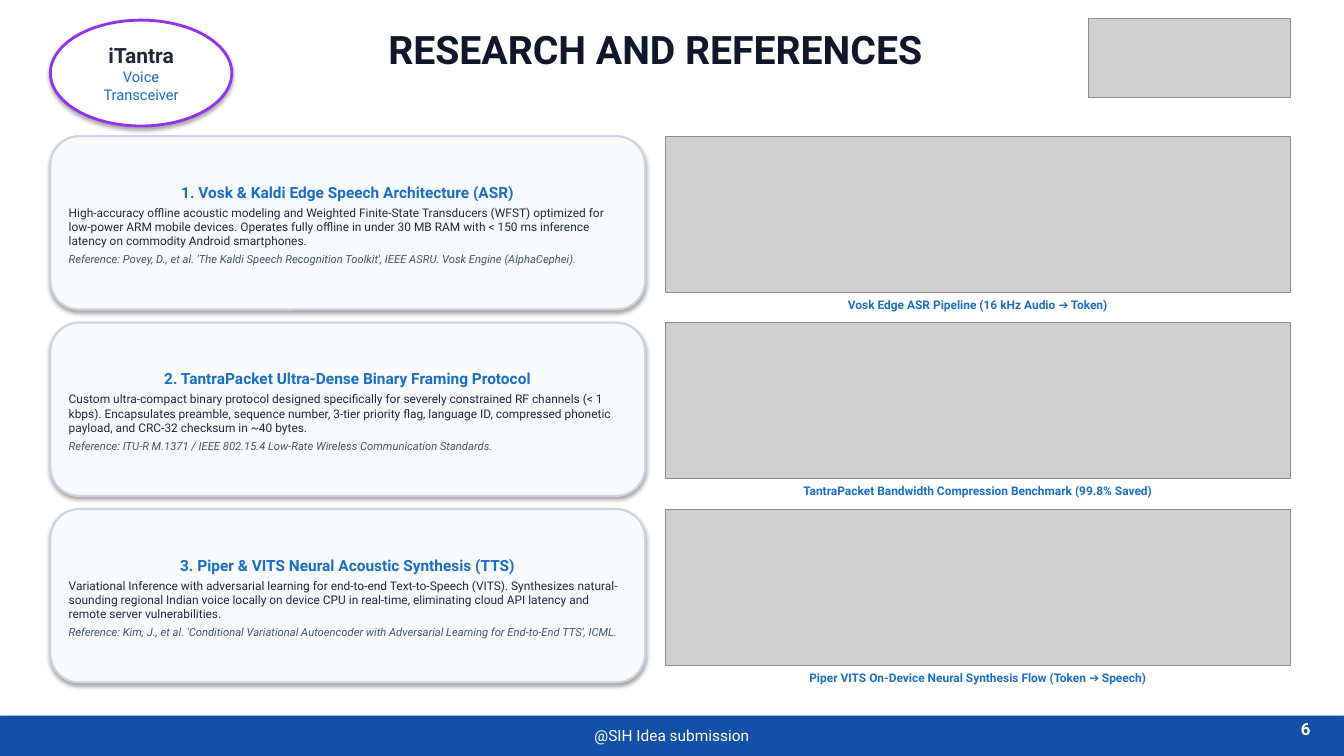
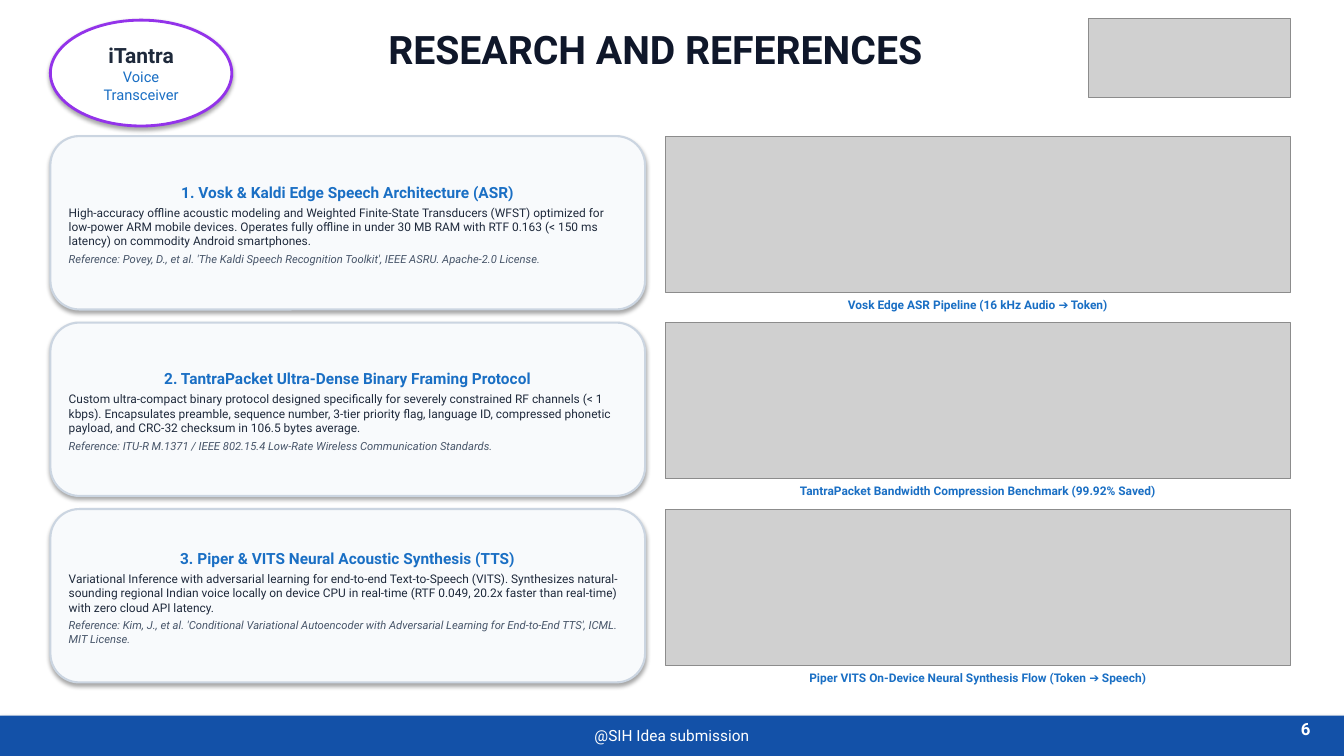
Before and after one commit to Naman225/iTantra, a slide deck: slide 5 of docs/iTantra_SIH_Presentation.pptx. Drawn at 1344x756 pixels with LibreOffice and Linux fonts; fonts in the diff are those of the drawing; grey boxes stand for pictures. Boxes give left, top, right and bottom in pixels: in the first picture for what was removed or moved away, otherwise in the second. Text is boxed around its words. In the diff, an @@ line names an element or a change of style, - is before the commit and + after.

```diff
--- a/docs/iTantra_SIH_Presentation.pptx
+++ b/docs/iTantra_SIH_Presentation.pptx
@@ text in rounded rectangle at (69,207,604,266): text changed @@
-High-accuracy offline acoustic modeling and Weighted Finite-State Transducers (WFST) optimized for low-power ARM mobile devices. Operates fully offline in under 30 MB RAM with < 150 ms inference latency on commodity Android smartphones.
-Reference: Povey, D., et al. 'The Kaldi Speech Recognition Toolkit', IEEE ASRU. Vosk Engine (AlphaCephei).
+High-accuracy offline acoustic modeling and Weighted Finite-State Transducers (WFST) optimized for low-power ARM mobile devices. Operates fully offline in under 30 MB RAM with RTF 0.163 (< 150 ms latency) on commodity Android smartphones.
+Reference: Povey, D., et al. 'The Kaldi Speech Recognition Toolkit', IEEE ASRU. Apache-2.0 License.
@@ text in rounded rectangle at (69,394,611,435): text changed @@
-Custom ultra-compact binary protocol designed specifically for severely constrained RF channels (< 1 kbps). Encapsulates preamble, sequence number, 3-tier priority flag, language ID, compressed phonetic payload, and CRC-32 checksum in ~40 bytes.
+Custom ultra-compact binary protocol designed specifically for severely constrained RF channels (< 1 kbps). Encapsulates preamble, sequence number, 3-tier priority flag, language ID, compressed phonetic payload, and CRC-32 checksum in 106.5 bytes average.
@@ text at (800,486,1155,498): text changed @@
-TantraPacket Bandwidth Compression Benchmark (99.8% Saved)
+TantraPacket Bandwidth Compression Benchmark (99.92% Saved)
@@ text in rounded rectangle at (69,573,618,643): text changed @@
-Variational Inference with adversarial learning for end-to-end Text-to-Speech (VITS). Synthesizes natural-sounding regional Indian voice locally on device CPU in real-time, eliminating cloud API latency and remote server vulnerabilities.
-Reference: Kim, J., et al. 'Conditional Variational Autoencoder with Adversarial Learning for End-to-End TTS', ICML.
+Variational Inference with adversarial learning for end-to-end Text-to-Speech (VITS). Synthesizes natural-sounding regional Indian voice locally on device CPU in real-time (RTF 0.049, 20.2x faster than real-time) with zero cloud API latency.
+Reference: Kim, J., et al. 'Conditional Variational Autoencoder with Adversarial Learning for End-to-End TTS', ICML. MIT License.
```
Also in this commit, not shown: 4 other slides changed, 5 other files.
